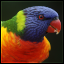
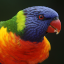
Layers edited between the first and the second 64×64 image:
removed layer "overlay" (was overlay, 51%) over [1, 1, 63, 63]
removed layer "border" over [0, 0, 64, 64]
